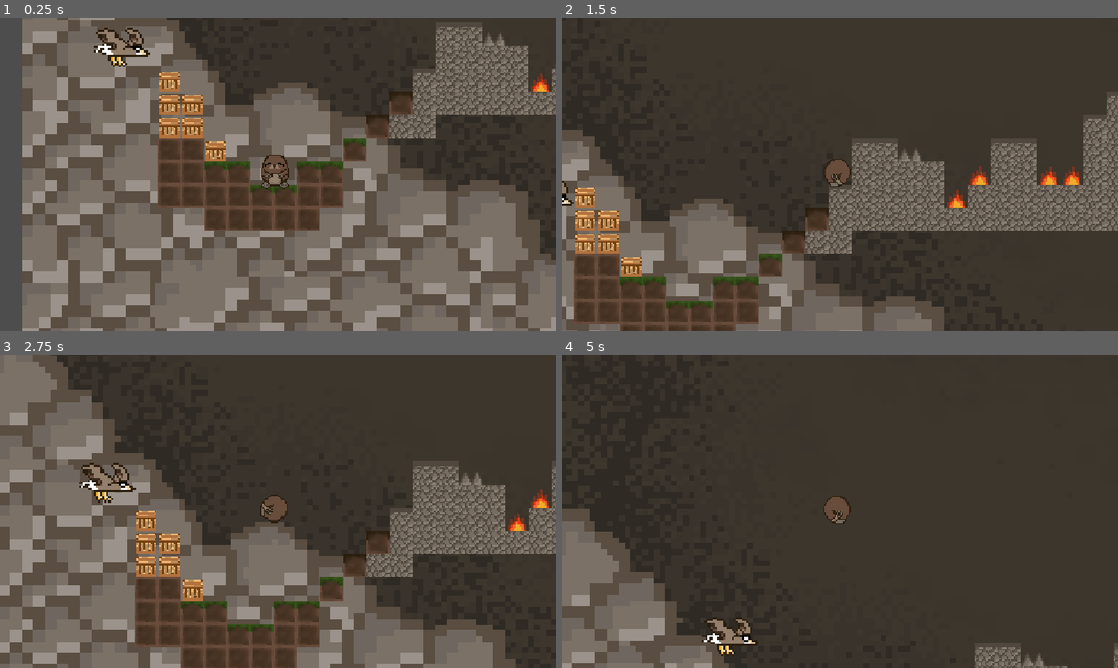
Above: before the commit, frames 1-4 (two rows, left to right).
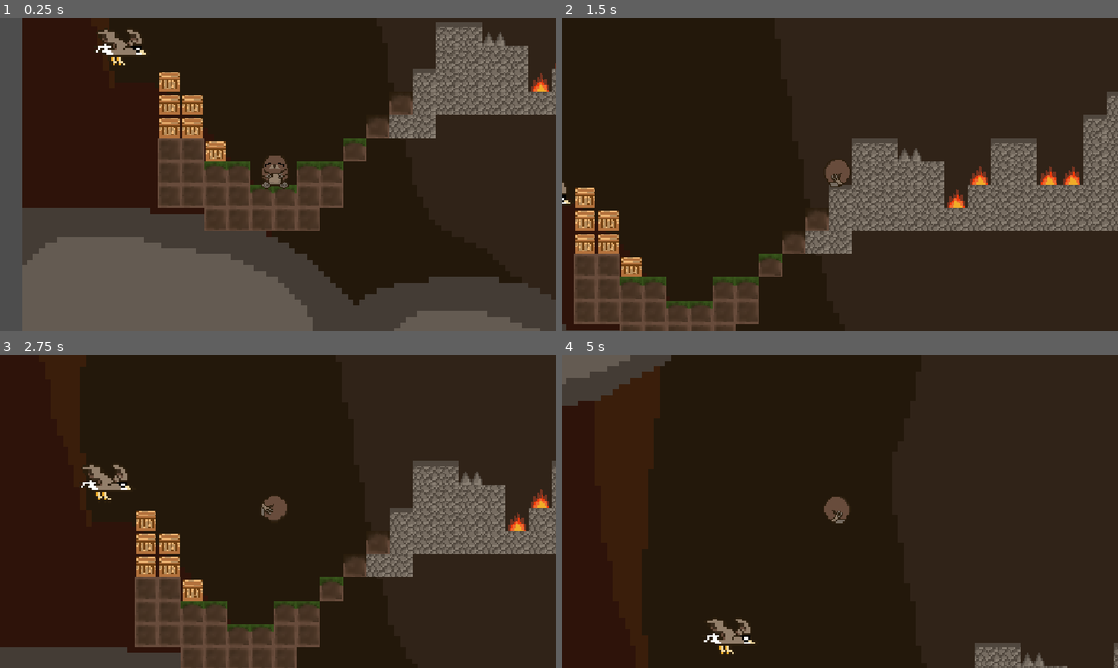
Above: after the commit, the same moments.

Repository: loumonti/bleble
Game: Godot game, scene res://scenes/level-2.tscn
The game is run twice, just before and just after one commit, with the same random seed, the same clock (stepped at 60 frames per second) and the same inputs. This scene is started directly instead of the project's main scene.
Inputs:
- Up to frame 1 (0.25 s): no input
- Up to frame 2 (1.5 s): tap Enter (ui_accept) at 0.5, 0.77 s; hold Right (ui_right) from 0.53 s (still down); tap Alt at 0.6 s; tap Shift at 1.35 s
- Up to frame 3 (2.75 s): tap Enter (ui_accept) at 1.52 s; release Right (ui_right) at 2.03 s; hold Left (ui_left) from 2.03 s (still down); tap Alt at 2.1 s
- Up to frame 4 (5 s): release Left (ui_left) at 2.78 s; hold Right (ui_right) 2.78-4.28 s; tap Shift at 2.85, 4.35 s; tap Enter (ui_accept) at 3.02, 3.77, 4.52 s; tap Alt at 3.6 s; hold Left (ui_left) from 4.28 s (still down)

The runs differ from the first frame. In frame 1, 55% of the frame differs, in the area x 4-100%, y 0-100%; in frame 2, 38%; in frame 3, 59%; in frame 4, 60%, in the area x 0-66%, y 0-100%.
Error in both runs: Attempt to call function 'to_local' in base 'null instance' on a null instance. (res://scripts/topo.gd:37)

Commit message:
Update level-2.tscn

Diff:
--- a/bleble/scenes/level-2.tscn
+++ b/bleble/scenes/level-2.tscn
@@ -1,6 +1,6 @@
 [gd_scene load_steps=7 format=4 uid="uid://dxjg1qtjj2q5r"]
 
-[ext_resource type="Texture2D" uid="uid://bx13swb4aynir" path="res://background.png" id="1_4ojds"]
+[ext_resource type="Texture2D" uid="uid://vm6jniv8qbeq" path="res://background2.png" id="1_j3ljc"]
 [ext_resource type="Texture2D" uid="uid://dspcgri3kasy1" path="res://tileset.png" id="2_4ojds"]
 [ext_resource type="PackedScene" uid="uid://cd4n1mtq3lap3" path="res://scenes/topo.tscn" id="3_xkliy"]
 [ext_resource type="PackedScene" uid="uid://ccwu86qj4dx3q" path="res://scenes/eagle.tscn" id="4_itogy"]
@@ -45,10 +45,11 @@
 [node name="nivel 2" type="Node2D"]
 
 [node name="background" type="Sprite2D" parent="."]
+modulate = Color(0.8474744, 0.84747446, 0.84747446, 1)
 texture_filter = 1
 position = Vector2(581, 443)
 scale = Vector2(4.0191083, 3.9418604)
-texture = ExtResource("1_4ojds")
+texture = ExtResource("1_j3ljc")
 
 [node name="TileMapLayer" type="TileMapLayer" parent="."]
 texture_filter = 1
